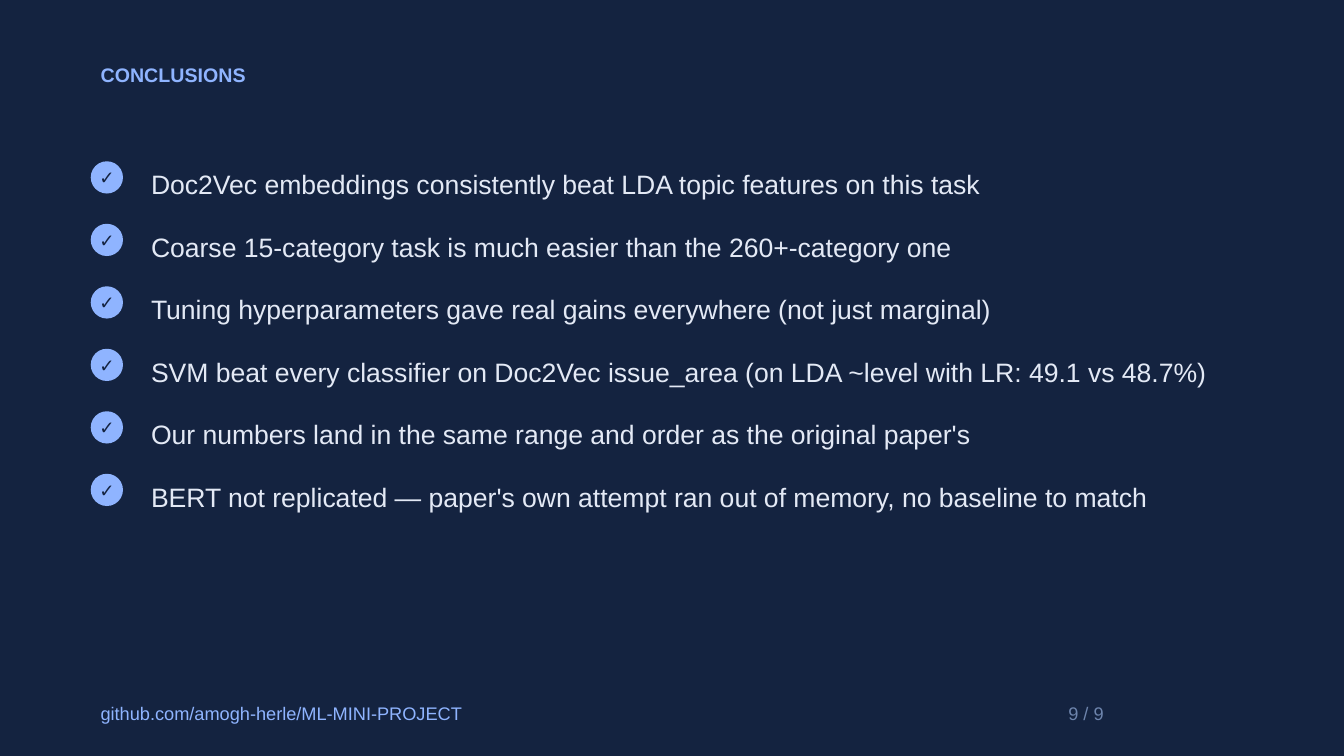
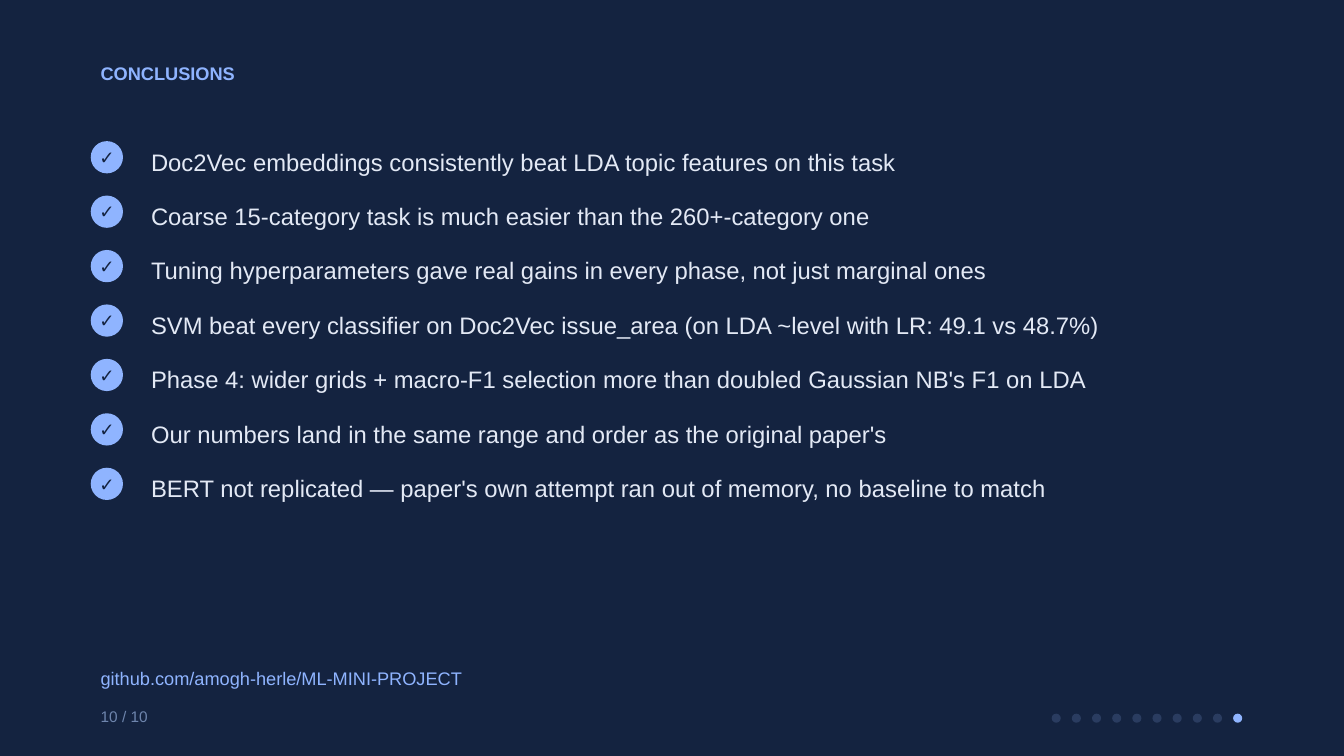
Before and after one commit to amogh-herle/ML-MINI-PROJECT, a slide deck: slide 11 of report/slides.pptx (slide 10 before the commit). Drawn at 1344x756 pixels with LibreOffice and Linux fonts; fonts in the diff are those of the drawing. Boxes give left, top, right and bottom in pixels: in the first picture for what was removed or moved away, otherwise in the second. Text is boxed around its words. In the diff, an @@ line names an element or a change of style, - is before the commit and + after.

Commit message:
Redesign slide deck: rounded cards, page-dot nav, new Phase 4 slide
Design overhaul (10 content slides -> 10, now 11 total w/ new Phase 4):
- Cards switched from flat rectangles to rounded rectangles with a left
  accent pill instead of a top strip -- softer, more modern look
- Replaced plain 'N / 9' footer text with a page-dot progress indicator
  (small dot row, current page filled in accent color) on every slide
- Centralized layout constants (MARGIN, TITLE_TOP, EYEBROW_TOP) so every
  slide's title/eyebrow sits at the exact same position -- was drifting
  slide to slide before

New content (from the merged Phase 4 PR):
- results/figures/phase4_tuning_gains.png: grouped bar, before/after
  macro-F1 for the 5 biggest Phase 4 gains
- new slide 'Phase 4 -- Deeper Tuning': table + chart, headlined by
  Gaussian NB's var_smoothing fix (macro-F1 0.137 -> 0.294 on LDA/issue_area,
  more than doubled)
- Conclusions updated with a Phase 4 bullet, BERT limitation restored
  (was dropped by mistake in the previous version)

Caught and fixed during review: text overflow behind the Phase 4 table,
duplicate/ambiguous row labels (two different tasks both showing as
'GaussianNB / lda'), and a footer/GitHub-link text collision on the last
slide -- all verified fixed via rendered PDF before committing.

```diff
--- a/report/slides.pptx
+++ b/report/slides.pptx
@@ text "CONCLUSIONS" at (x1=101, y1=67, x2=235, y2=80): size 14 to 13 pt @@
@@ ellipse "✓" moved from (x1=91, y1=161, x2=123, y2=194) to (x1=91, y1=141, x2=123, y2=173) @@
@@ text "Doc2Vec embeddings consistently beat LDA ..." moved from (x1=151, y1=174, x2=980, y2=199) to (x1=151, y1=153, x2=895, y2=176) @@
@@ ellipse "✓" moved from (x1=91, y1=224, x2=123, y2=256) to (x1=91, y1=196, x2=123, y2=228) @@
@@ text "Coarse 15-category task is much ..." moved from (x1=151, y1=237, x2=951, y2=262) to (x1=151, y1=207, x2=869, y2=230) @@
@@ ellipse "✓" moved from (x1=91, y1=286, x2=123, y2=319) to (x1=91, y1=250, x2=123, y2=282) @@
@@ text at (x1=151, y1=261, x2=986, y2=284): text changed; size 19 to 17 pt @@
-Tuning hyperparameters gave real gains everywhere (not just marginal)
+Tuning hyperparameters gave real gains in every phase, not just marginal ones
@@ ellipse "✓" moved from (x1=91, y1=349, x2=123, y2=381) to (x1=91, y1=304, x2=123, y2=337) @@
@@ text "SVM beat every classifier on ..." moved from (x1=151, y1=362, x2=1206, y2=387) to (x1=151, y1=316, x2=1098, y2=339) @@
@@ ellipse "✓" moved from (x1=91, y1=411, x2=123, y2=444) to (x1=91, y1=359, x2=123, y2=391) @@
@@ text added at (x1=151, y1=370, x2=1085, y2=393), 17 pt, text #E3E9F5 @@
+Phase 4: wider grids + macro-F1 selection more than doubled Gaussian NB's F1 on LDA
@@ ellipse "✓" moved from (x1=91, y1=474, x2=123, y2=506) to (x1=91, y1=413, x2=123, y2=446) @@
@@ ellipse added at (x1=91, y1=468, x2=123, y2=500), fill #8FB4FF, 13 pt, text #142340, bold @@
+✓
@@ size 19 to 17 pt in 5 elements at (x1=151, y1=153, x2=895, y2=176), (x1=151, y1=207, x2=869, y2=230), (x1=151, y1=316, x2=1098, y2=339), (x1=151, y1=425, x2=886, y2=448), (x1=151, y1=479, x2=1045, y2=502) @@
@@ text "github.com/amogh-herle/ML-MINI-PROJECT" moved from (x1=101, y1=707, x2=462, y2=724) to (x1=101, y1=672, x2=462, y2=689) @@
@@ text added at (x1=101, y1=711, x2=148, y2=722), 11 pt, text #6E85AD @@
+10 / 10
@@ ellipse added at (x1=1052, y1=714, x2=1061, y2=723), fill #2A3C60 @@
@@ text removed at (x1=1068, y1=707, x2=1104, y2=720) @@
-9 / 9
@@ ellipse added at (x1=1072, y1=714, x2=1081, y2=723), fill #2A3C60 @@
@@ ellipse added at (x1=1092, y1=714, x2=1101, y2=723), fill #2A3C60 @@
@@ ellipse added at (x1=1112, y1=714, x2=1121, y2=723), fill #2A3C60 @@
@@ ellipse added at (x1=1132, y1=714, x2=1141, y2=723), fill #2A3C60 @@
@@ ellipse added at (x1=1152, y1=714, x2=1162, y2=723), fill #2A3C60 @@
@@ ellipse added at (x1=1173, y1=714, x2=1182, y2=723), fill #2A3C60 @@
@@ ellipse added at (x1=1193, y1=714, x2=1202, y2=723), fill #2A3C60 @@
@@ ellipse added at (x1=1213, y1=714, x2=1222, y2=723), fill #2A3C60 @@
@@ ellipse added at (x1=1233, y1=714, x2=1242, y2=723), fill #8FB4FF @@
```
Also in this commit, not shown: 9 other slides changed, 1 slide added, 3 other files.
